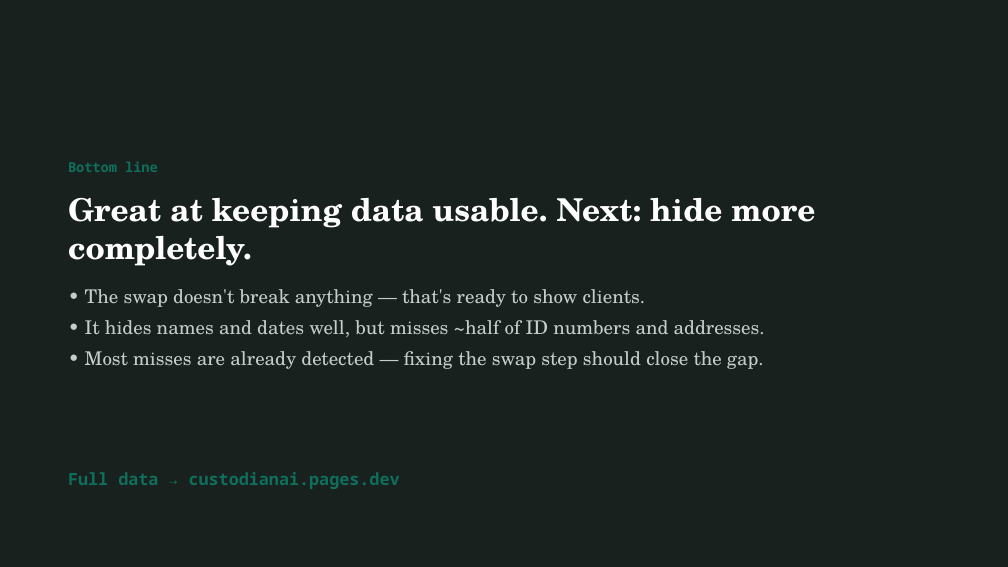
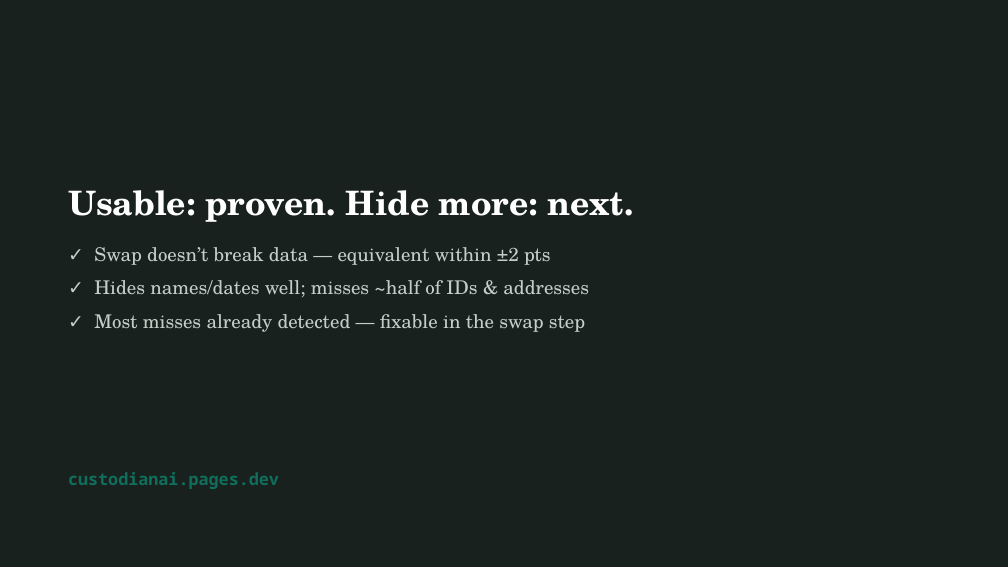
Before and after one commit to Custodian-Labs/guardian-layer-phi-benchmark, a slide deck: slide 6 of docs/guardian_layer_internal.pptx. Drawn at 1008x567 pixels with LibreOffice and Linux fonts; fonts in the diff are those of the drawing. Boxes give left, top, right and bottom in pixels: in the first picture for what was removed or moved away, otherwise in the second. Text is boxed around its words. In the diff, an @@ line names an element or a change of style, - is before the commit and + after.

Commit message:
Decks: minimal redesign — big numbers, one example per slide, no paragraphs
Stripped all multi-sentence prose. Each slide now carries a headline number/
phrase plus at most one before->after example. External 5 slides, internal 6;
ZH PDFs mirror. Fixed big-number/subtitle overlap in the PDF layout.

```diff
--- a/docs/guardian_layer_internal.pptx
+++ b/docs/guardian_layer_internal.pptx
@@ text at bbox=[68, 190, 634, 332]: text changed @@
-Bottom line
-Great at keeping data usable. Next: hide more completely.
-• The swap doesn't break anything — that's ready to show clients.
-• It hides names and dates well, but misses ~half of ID numbers and addresses.
-• Most misses are already detected — fixing the swap step should close the gap.
+Usable: proven. Hide more: next.
+✓ Swap doesn’t break data — equivalent within ±2 pts
+✓ Hides names/dates well; misses ~half of IDs & addresses
+✓ Most misses already detected — fixable in the swap step
@@ text at bbox=[68, 472, 279, 489]: text changed @@
-Full data → custodianai.pages.dev
+custodianai.pages.dev
```
Also in this commit, not shown: 5 other slides changed, 6 other files.
